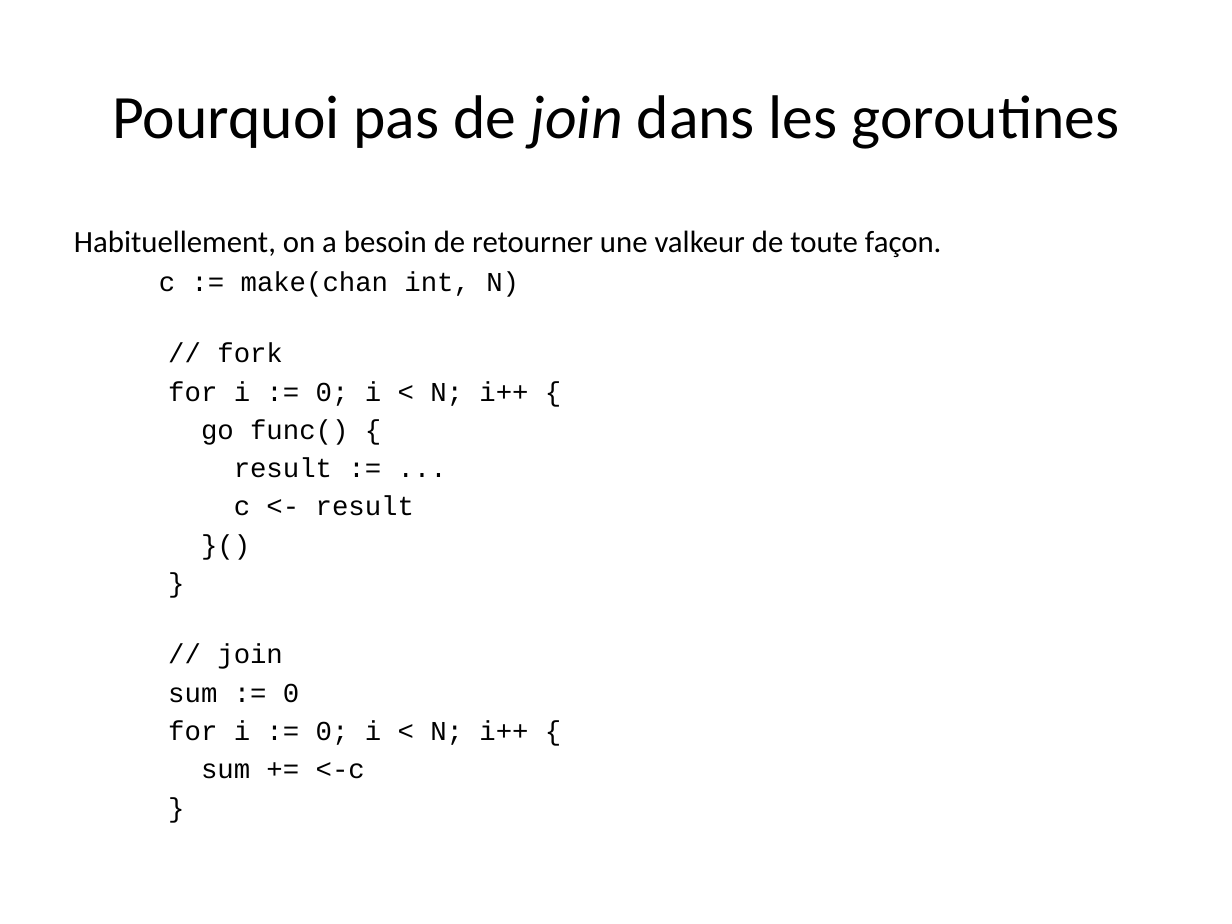
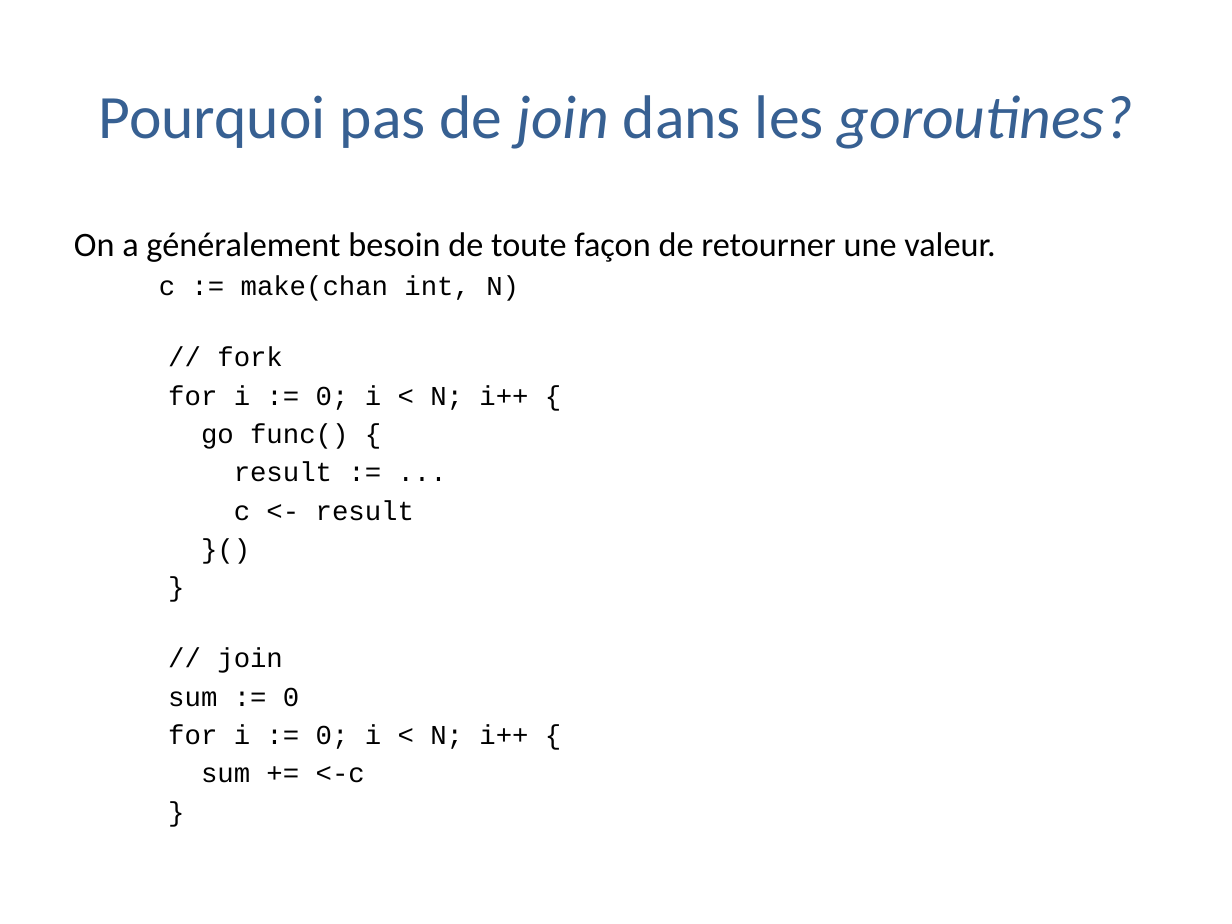
Before and after one commit to trash-anger/golang-france, a slide deck: slide 8 of Go-documentation/cours-general/Concurrence en go.pptx. Drawn at 1232x924 pixels with LibreOffice and Linux fonts; fonts in the diff are those of the drawing; background and template pictures are left out. Boxes give left, top, right and bottom in pixels: in the first picture for what was removed or moved away, otherwise in the second. Text is boxed around its words. In the diff, an @@ line names an element or a change of style, - is before the commit and + after.

```diff
--- a/Go-documentation/cours-general/Concurrence en go.pptx
+++ b/Go-documentation/cours-general/Concurrence en go.pptx
@@ title at bbox=[99, 95, 1133, 149]: text changed; text colour #000000 to #376092 @@
-Pourquoi pas de join dans les goroutines
+Pourquoi pas de join dans les goroutines?
@@ text at bbox=[74, 232, 995, 262]: text changed; size 18 to 20 pt @@
-Habituellement, on a besoin de retourner une valkeur de toute façon.
+On a généralement besoin de toute façon de retourner une valeur.
```
Also in this commit, not shown: 25 other slides changed, 2 other files.
